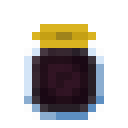
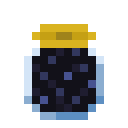
Layer changes from the first 128 x 128 image to the second:
hid "blackberry" over [24, 40, 104, 120]
showed "blueberry" over [32, 48, 96, 112]
